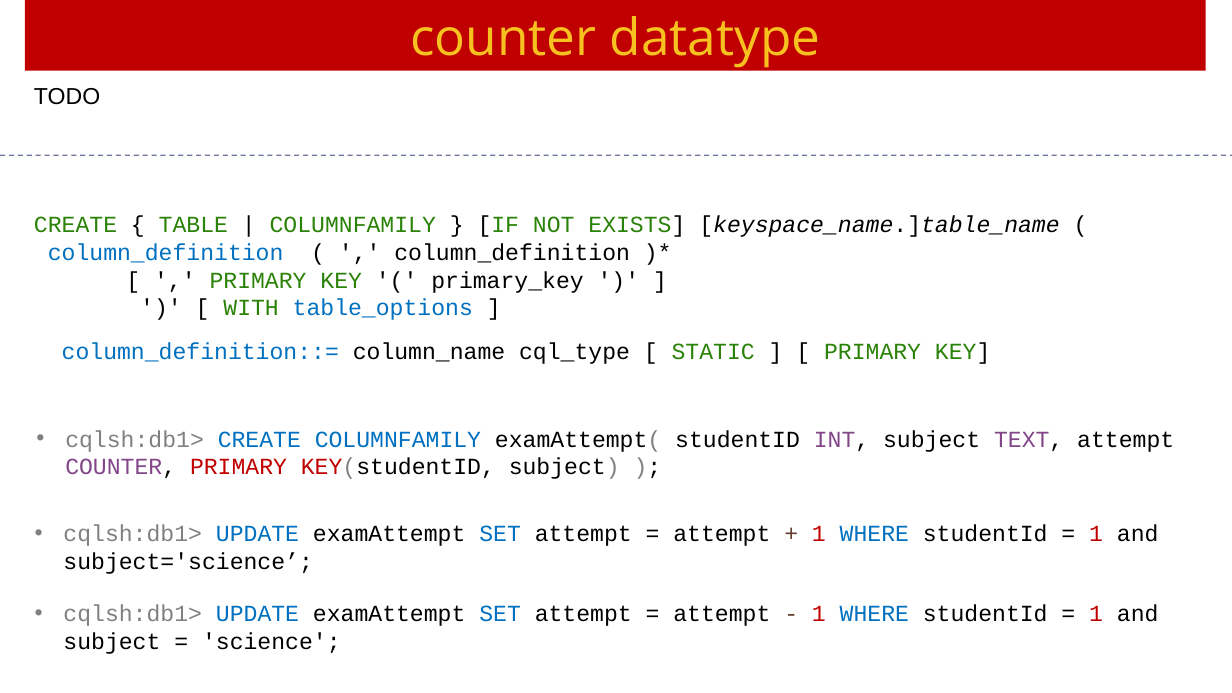
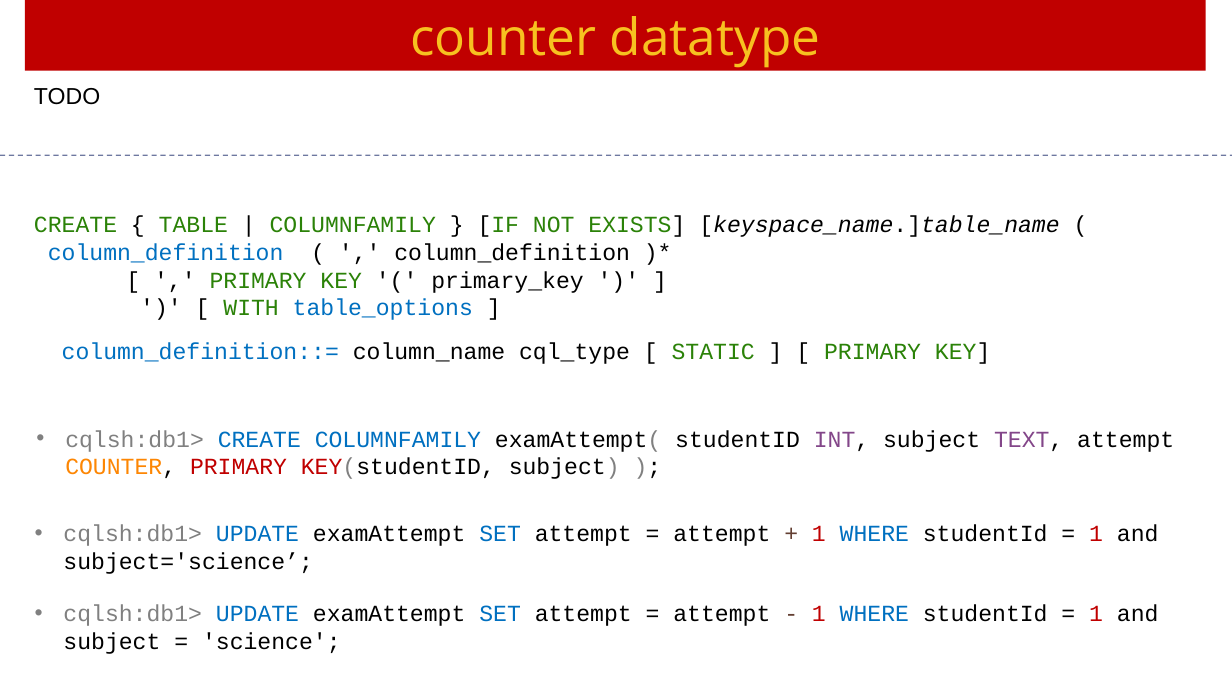
Before and after one commit to Saleel-Bagde/PPT-s, a slide deck: slide 36 of Cassandra Ver3.pptx (slide 31 before the commit). Drawn at 1232x693 pixels with LibreOffice and Linux fonts; fonts in the diff are those of the drawing. Boxes give left, top, right and bottom in pixels: in the first picture for what was removed or moved away, otherwise in the second. Text is boxed around its words. In the diff, an @@ line names an element or a change of style, - is before the commit and + after.

```diff
--- a/Cassandra Ver3.pptx
+++ b/Cassandra Ver3.pptx
@@ text "cqlsh:db1> CREATE COLUMNFAMILY examAttempt( studentID ..." at box(65, 430, 1174, 479): text colour #834689 to #FD8603 in "COUNTER," @@
```
Also in this commit, not shown: 1 other slide changed, 4 slides added, 1 slide removed.
